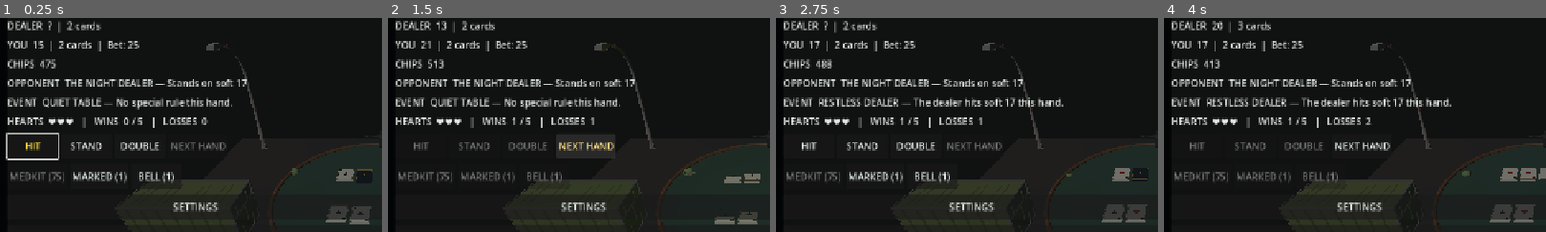
Above: before the commit, frames 1-4 (left to right).
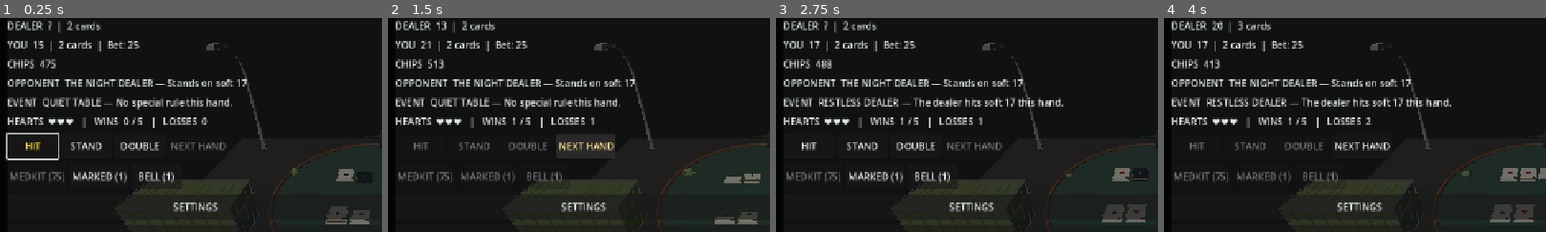
Above: after the commit, the same moments.

Repository: kage049754/Cgame
Game: Godot game, scene res://scenes/main.tscn
The game is run twice, just before and just after one commit, with the same random seed, the same clock (stepped at 60 frames per second) and the same inputs.
Inputs:
- Up to frame 1 (0.25 s): no input
- Up to frame 2 (1.5 s): click "HIT" at 0.5 s; click "NEXT HAND" at 1.25 s
- Up to frame 3 (2.75 s): click "NEXT HAND" at 2 s
- Up to frame 4 (4 s): click "STAND" at 2.75 s; click "MEDKIT (75)" at 3.5 s
The pictures show only the part of the screen within x 0-50%, y 12-62%; the shares and areas given below are measured in that part.

The runs differ from the first frame. In frame 1, 0.3% of the frame differs, in the area x 85-98%, y 70-97%; in frame 2, less than 0.1%; in frame 3, less than 0.1%; in frame 4, less than 0.1%.

Commit message:
Pre-render original audio assets to remove Android startup stall

Diff:
--- a/scripts/main.gd
+++ b/scripts/main.gd
@@ -80,6 +80,8 @@
 	_build_table()
 	_build_ui()
 	progression.load_profile()
+	_update_ui()
+	await RenderingServer.frame_post_draw
 	audio_system = AudioSystemScript.new()
 	add_child(audio_system)
 	_load_settings()
--- a/scripts/procedural_audio.gd
+++ b/scripts/procedural_audio.gd
@@ -1,6 +1,11 @@
 extends Node
 
-const SAMPLE_RATE := 22050
+const AMBIENCE_ASSET = preload("res://assets/audio/ambience.wav")
+const MUSIC_ASSET = preload("res://assets/audio/music.wav")
+const CARD_ASSET = preload("res://assets/audio/card.wav")
+const WIN_ASSET = preload("res://assets/audio/win.wav")
+const LOSS_ASSET = preload("res://assets/audio/loss.wav")
+const ITEM_ASSET = preload("res://assets/audio/item.wav")
 
 var ambience_player: AudioStreamPlayer
 var music_player: AudioStreamPlayer
@@ -13,10 +18,22 @@
 var item_stream: AudioStreamWAV
 
 func _ready() -> void:
+	ambience_stream = AMBIENCE_ASSET
+	ambience_stream.loop_mode = AudioStreamWAV.LOOP_FORWARD
+	ambience_stream.loop_begin = 0
+	ambience_stream.loop_end = ambience_stream.data.size() / 2
+	music_stream = MUSIC_ASSET
+	music_stream.loop_mode = AudioStreamWAV.LOOP_FORWARD
+	music_stream.loop_begin = 0
+	music_stream.loop_end = music_stream.data.size() / 2
+	card_stream = CARD_ASSET
+	win_stream = WIN_ASSET
+	loss_stream = LOSS_ASSET
+	item_stream = ITEM_ASSET
+
 	ambience_player = AudioStreamPlayer.new()
 	ambience_player.name = "AmbiencePlayer"
 	ambience_player.volume_db = -28.0
-	ambience_stream = _make_ambience()
 	ambience_player.stream = ambience_stream
 	add_child(ambience_player)
 	ambience_player.play()
@@ -24,7 +41,6 @@
 	music_player = AudioStreamPlayer.new()
 	music_player.name = "MusicPlayer"
 	music_player.volume_db = -30.0
-	music_stream = _make_music()
 	music_player.stream = music_stream
 	add_child(music_player)
 	music_player.play()
@@ -33,95 +49,6 @@
 	effects_player.name = "EffectsPlayer"
 	effects_player.volume_db = -9.0
 	add_child(effects_player)
-	card_stream = _make_effect(0.12, 540.0, 260.0, 0.28)
-	win_stream = _make_effect(0.72, 420.0, 920.0, 0.24)
-	loss_stream = _make_effect(0.7, 190.0, 72.0, 0.22)
-	item_stream = _make_effect(0.42, 660.0, 1040.0, 0.2)
-
-func _make_ambience() -> AudioStreamWAV:
-	var duration := 8.0
-	var sample_count := int(SAMPLE_RATE * duration)
-	var bytes := PackedByteArray()
-	bytes.resize(sample_count * 2)
-	for i in range(sample_count):
-		var time := float(i) / SAMPLE_RATE
-		var pulse := 0.78 + 0.22 * sin(TAU * 0.125 * time)
-		var sample := (
-			sin(TAU * 42.0 * time) * 0.11
-			+ sin(TAU * 57.0 * time) * 0.06
-			+ sin(TAU * 83.0 * time) * 0.025
-		) * pulse
-		bytes.encode_s16(i * 2, int(clampf(sample, -1.0, 1.0) * 32767.0))
-	var stream := AudioStreamWAV.new()
-	stream.format = AudioStreamWAV.FORMAT_16_BITS
-	stream.mix_rate = SAMPLE_RATE
-	stream.stereo = false
-	stream.data = bytes
-	stream.loop_mode = AudioStreamWAV.LOOP_FORWARD
-	stream.loop_begin = 0
-	stream.loop_end = sample_count
-	return stream
-
-func _make_music() -> AudioStreamWAV:
-	var duration := 8.0
-	var segment_duration := 2.0
-	var chords := [
-		[146.83, 174.61, 220.0],
-		[116.54, 146.83, 174.61],
-		[174.61, 220.0, 261.63],
-		[130.81, 164.81, 196.0]
-	]
-	var sample_count := int(SAMPLE_RATE * duration)
-	var bytes := PackedByteArray()
-	bytes.resize(sample_count * 2)
-	for i in range(sample_count):
-		var time := float(i) / SAMPLE_RATE
-		var segment := int(time / segment_duration) % chords.size()
-		var segment_time := fposmod(time, segment_duration)
-		var edge := minf(segment_time, segment_duration - segment_time)
-		var fade := clampf(edge / 0.28, 0.0, 1.0)
-		fade = fade * fade * (3.0 - 2.0 * fade)
-		var chord: Array = chords[segment]
-		var pad := 0.0
-		for frequency in chord:
-			pad += sin(TAU * float(frequency) * time) / float(chord.size())
-		var bass := sin(TAU * 55.0 * time) * 0.07
-		var pulse := 0.88 + 0.12 * sin(TAU * 0.25 * time)
-		var bell_time := fposmod(time, segment_duration)
-		var bell := sin(TAU * 523.25 * bell_time) * exp(-bell_time * 3.8) * 0.018
-		var sample := ((pad * 0.13 + bass) * fade + bell) * pulse
-		bytes.encode_s16(i * 2, int(clampf(sample, -1.0, 1.0) * 32767.0))
-	var stream := AudioStreamWAV.new()
-	stream.format = AudioStreamWAV.FORMAT_16_BITS
-	stream.mix_rate = SAMPLE_RATE
-	stream.stereo = false
-	stream.data = bytes
-	stream.loop_mode = AudioStreamWAV.LOOP_FORWARD
-	stream.loop_begin = 0
-	stream.loop_end = sample_count
-	return stream
-
-func _make_effect(duration: float, start_frequency: float, end_frequency: float, volume: float) -> AudioStreamWAV:
-	var sample_count := int(SAMPLE_RATE * duration)
-	var bytes := PackedByteArray()
-	bytes.resize(sample_count * 2)
-	var phase := 0.0
-	for i in range(sample_count):
-		var time := float(i) / SAMPLE_RATE
-		var progress := float(i) / maxf(1.0, float(sample_count - 1))
-		var frequency := lerpf(start_frequency, end_frequency, progress)
-		phase += TAU * frequency / SAMPLE_RATE
-		var envelope := exp(-time * (5.5 if duration > 0.3 else 24.0))
-		var sample := sin(phase) * volume * envelope
-		if duration < 0.2:
-			sample += sin(TAU * 1450.0 * time) * 0.045 * exp(-time * 45.0)
-		bytes.encode_s16(i * 2, int(clampf(sample, -1.0, 1.0) * 32767.0))
-	var stream := AudioStreamWAV.new()
-	stream.format = AudioStreamWAV.FORMAT_16_BITS
-	stream.mix_rate = SAMPLE_RATE
-	stream.stereo = false
-	stream.data = bytes
-	return stream
 
 func set_ambience_volume(value: float) -> void:
 	if ambience_player != null:
--- a/tests/audio_generation_test.gd
+++ b/tests/audio_generation_test.gd
@@ -28,5 +28,9 @@
 		push_error("Original background music stream is missing data or loop configuration.")
 		quit(1)
 		return
-	print("Procedural ambience, original background music, and sound effects passed.")
+	if ambience.loop_mode != AudioStreamWAV.LOOP_FORWARD or ambience.data.size() < 300000:
+		push_error("Ambient audio asset is missing data or loop configuration.")
+		quit(1)
+		return
+	print("Pre-rendered ambience, original background music, and sound-effect assets passed.")
 	quit()
Not shown, changed: BUILD_VERIFICATION.md
Not shown, changed: GAMEPLAY.md
Not shown, changed: THIRD_PARTY_ASSETS.md
